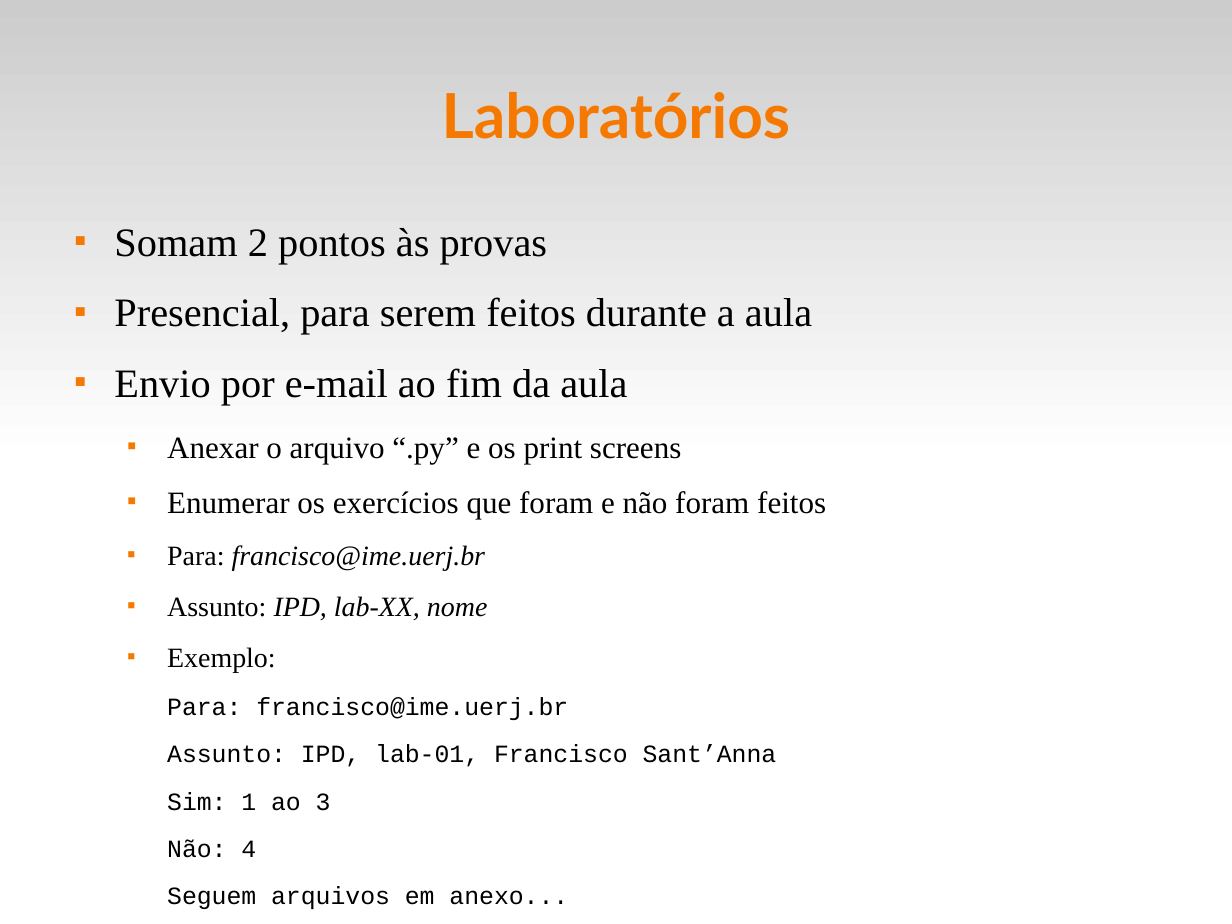
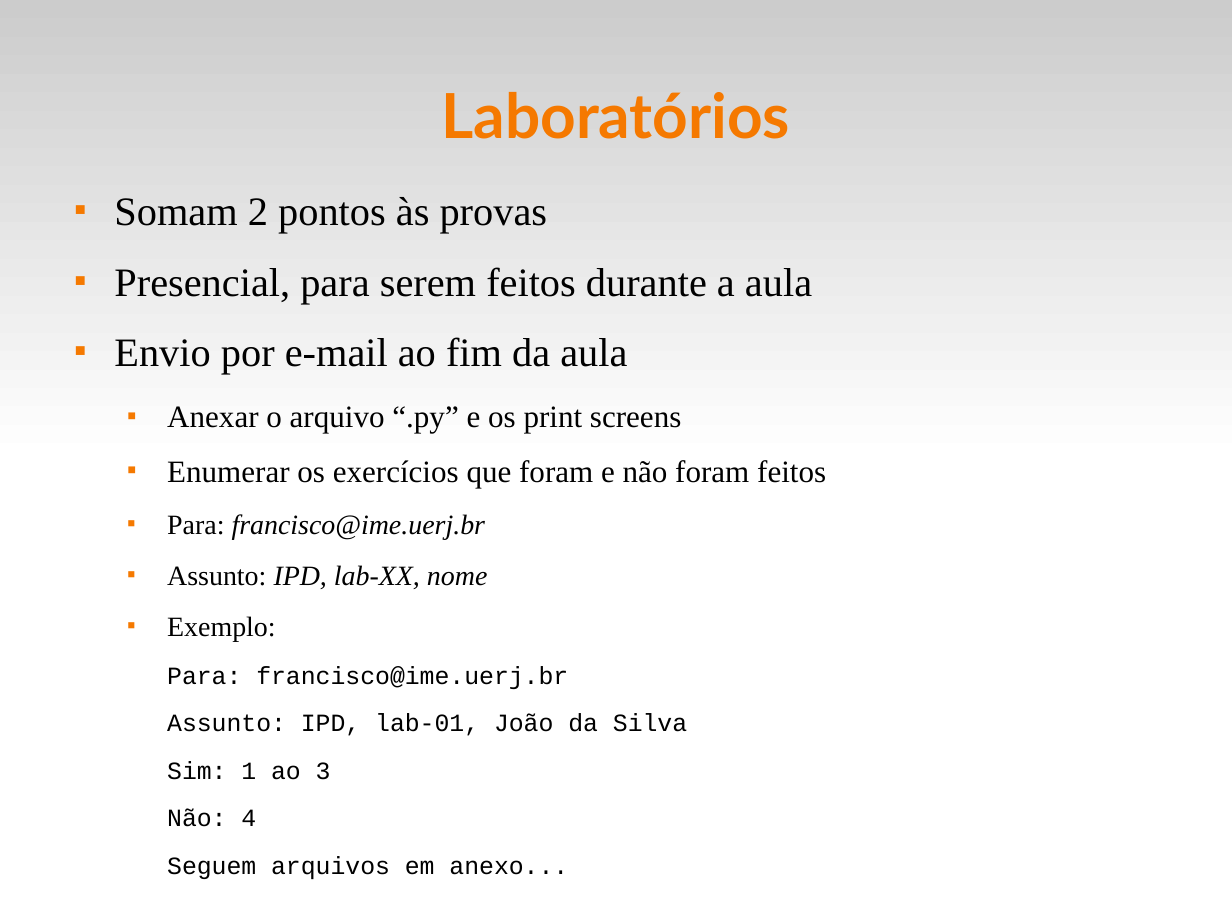
Before and after one commit to fsantanna-uerj/IPD, a slide deck: slide 6 of slides/ipd-00.odp (slide 5 before the commit). Drawn at 1232x924 pixels with LibreOffice and Linux fonts; fonts in the diff are those of the drawing. Boxes give left, top, right and bottom in pixels: in the first picture for what was removed or moved away, otherwise in the second. Text is boxed around its words. In the diff, an @@ line names an element or a change of style, - is before the commit and + after.

Commit message:
(>) slides

```diff
--- a/slides/ipd-00.odp
+++ b/slides/ipd-00.odp
@@ text "Somam 2 pontos às provas": place and size @@
-text "Somam 2 pontos às provas" at (114,228,826,909)
+text "Somam 2 pontos às provas" at (114,197,826,879)
@@ text at (167,713,687,736): text changed @@
-  Assunto: IPD, lab-01, Francisco Sant’Anna
+  Assunto: IPD, lab-01, João da Silva
```
Also in this commit, not shown: 3 other slides changed, 1 slide added, 2 other files.
